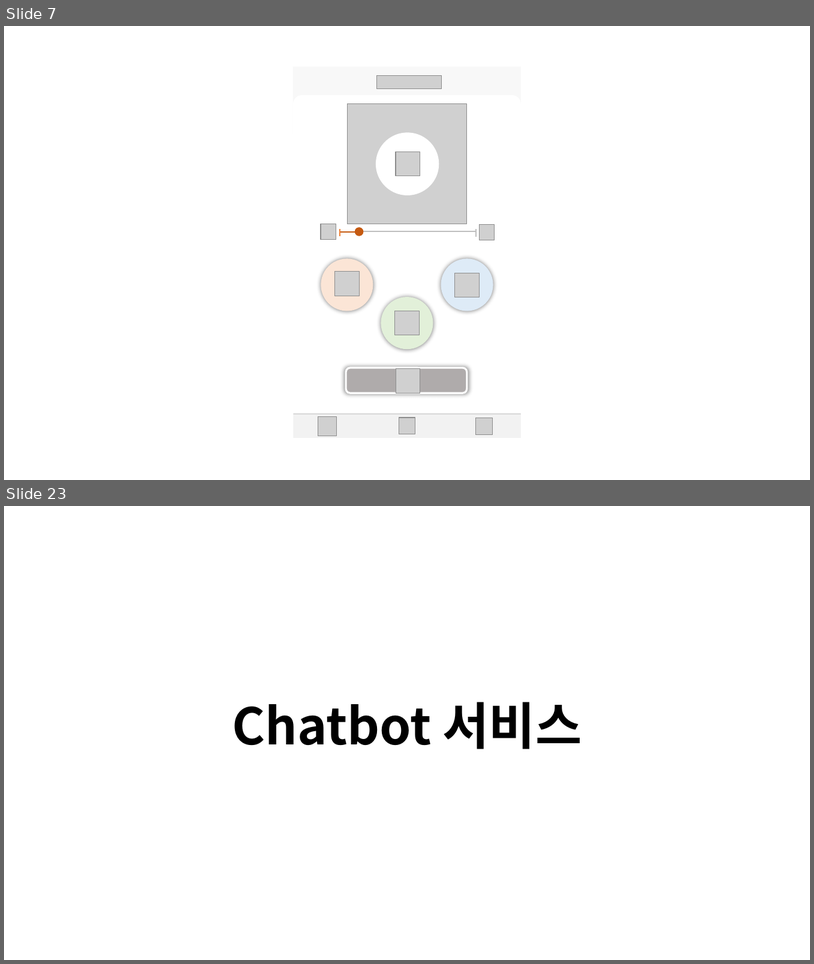
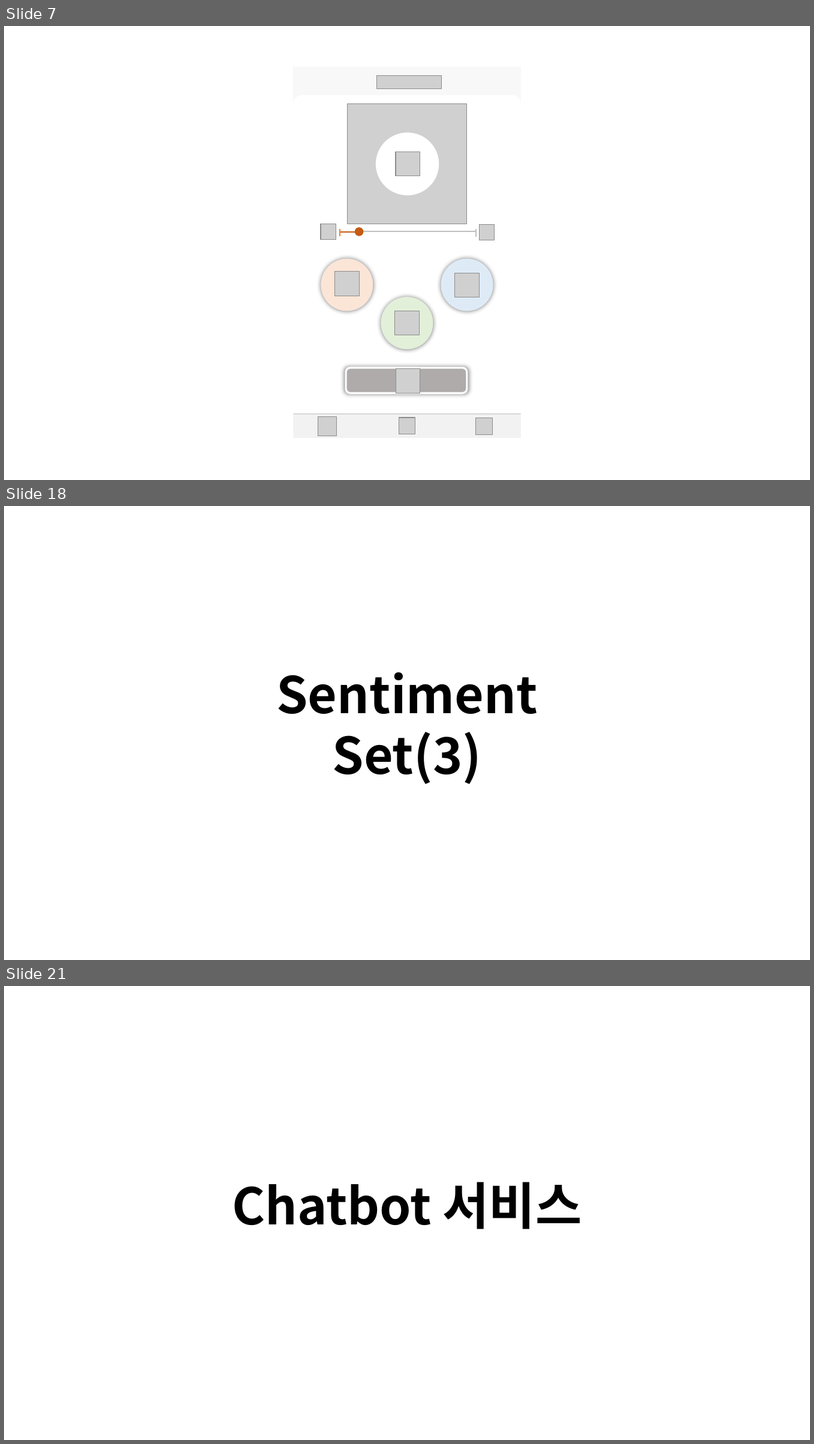
Before and after one commit to edicu2/Sentiment_Diffuser, a slide deck: documents/4. diffuser_디자인기획서/화면정의서_모바일.pptx. Shown one above the other, each under a label of ours: slides 7 and 23 before the commit, slides 7, 18 and 21 after it; the slides between them are not shown. The pictures are 814x964 and 814x1444 pixels, drawn with LibreOffice and Linux fonts; fonts in the diff are those of the drawing; grey boxes stand for pictures. Boxes give left, top, right and bottom in pixels: in the first picture for what was removed or moved away, otherwise in the second. Text is boxed around its words. In the diff, an @@ line names an element or a change of style, - is before the commit and + after.

```diff
--- a/documents/4. diffuser_디자인기획서/화면정의서_모바일.pptx
+++ b/documents/4. diffuser_디자인기획서/화면정의서_모바일.pptx
@@ slide 18 added at [4,506,810,960], background #FFFFFF @@
@@ text added at [277,672,538,784], 60 pt, text #000000, bold @@
+Sentiment Set(3)
@@ what was slide 23 is now slide 21 @@
```
Also in this commit, not shown: 9 slides changed, 6 other slides added, 9 slides removed, 2 other files.
